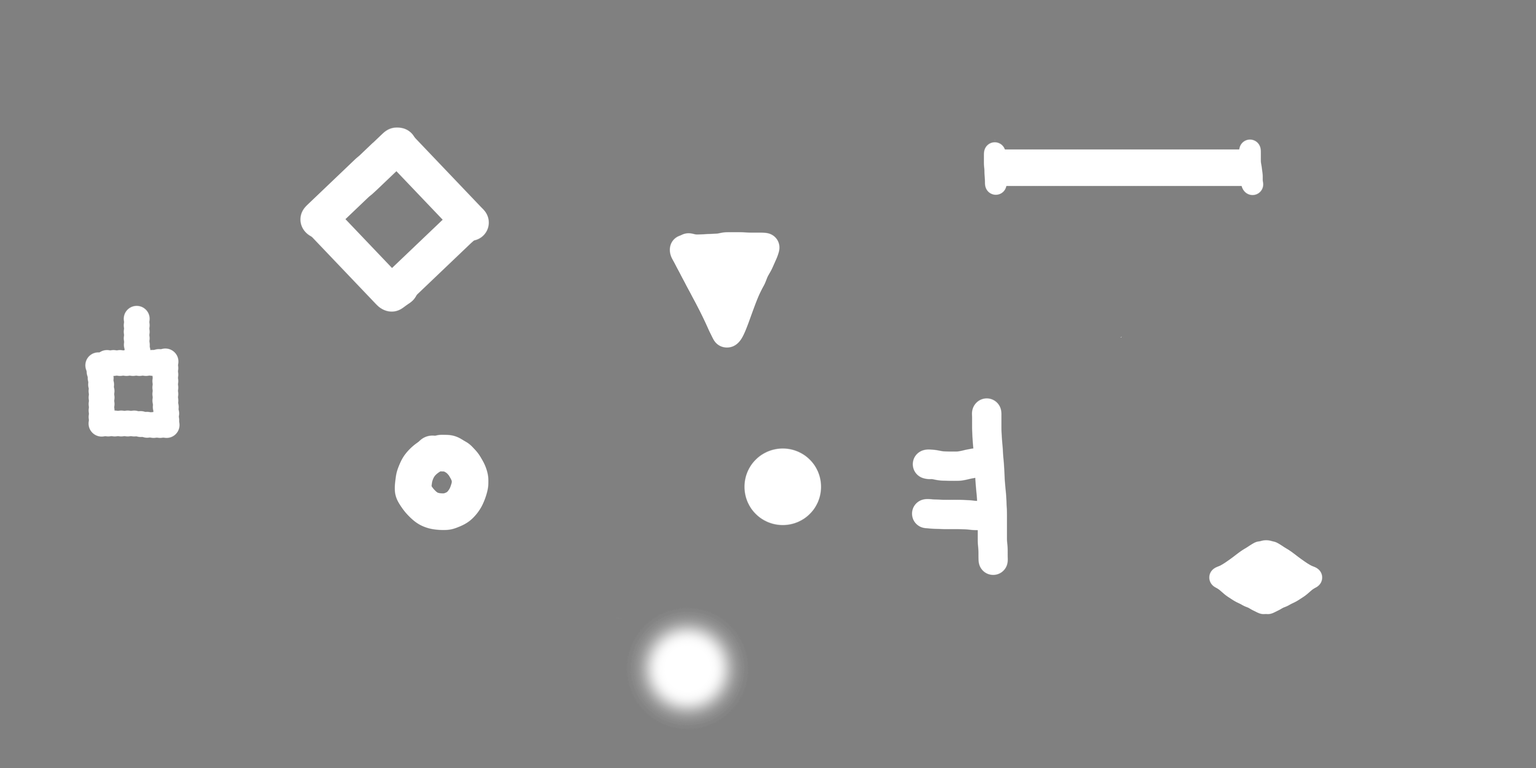
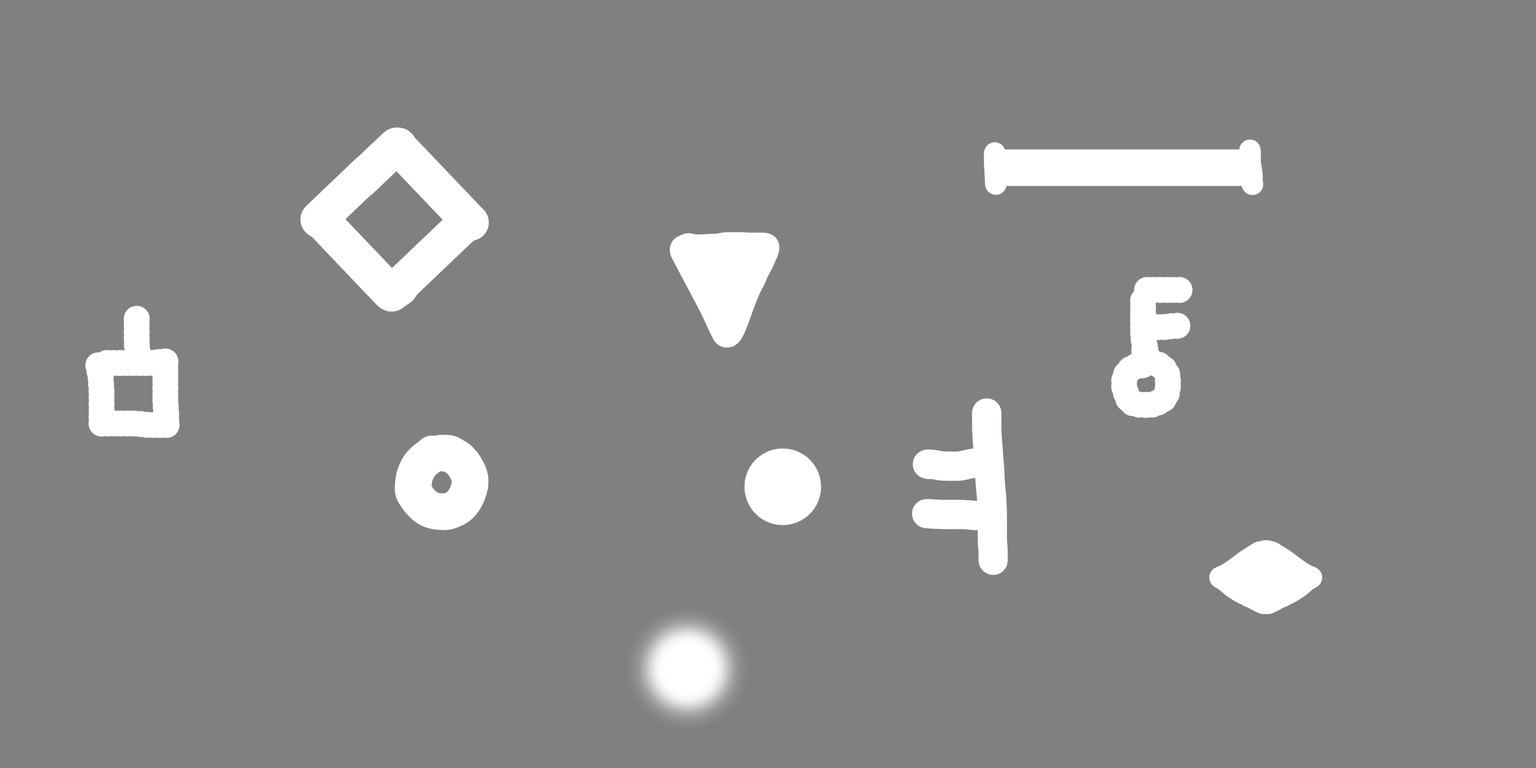
Layers edited between the first and the second 1536px x 768px image:
added layer "Key" above "Light" over [1110,276,1193,419]
